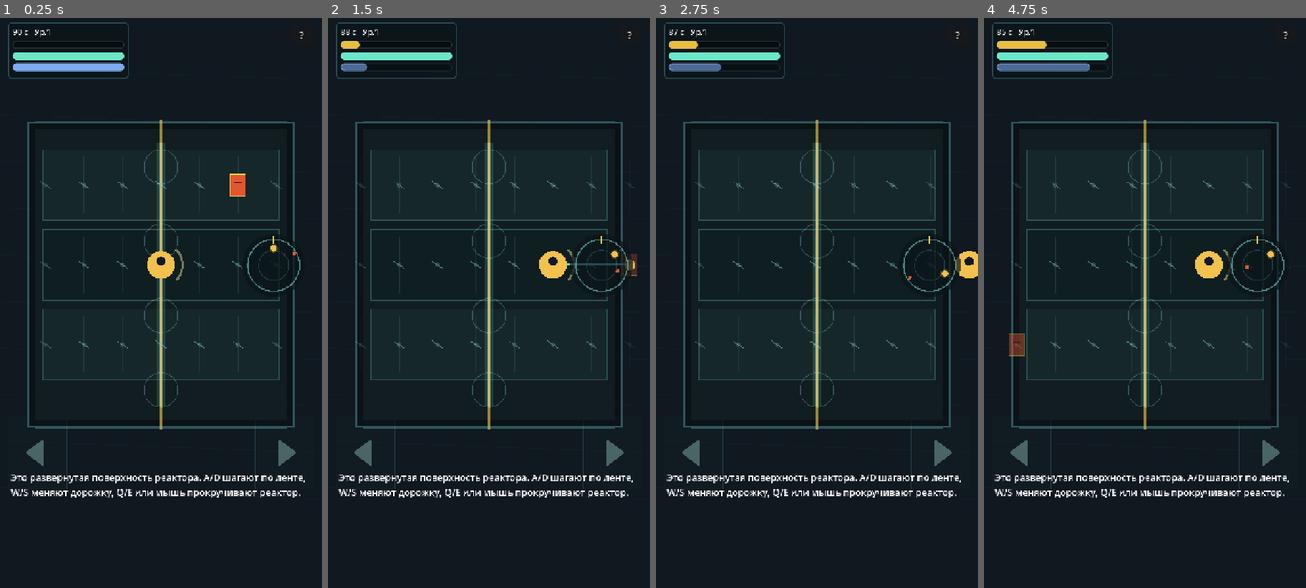
Above: before the commit, frames 1-4 (left to right).
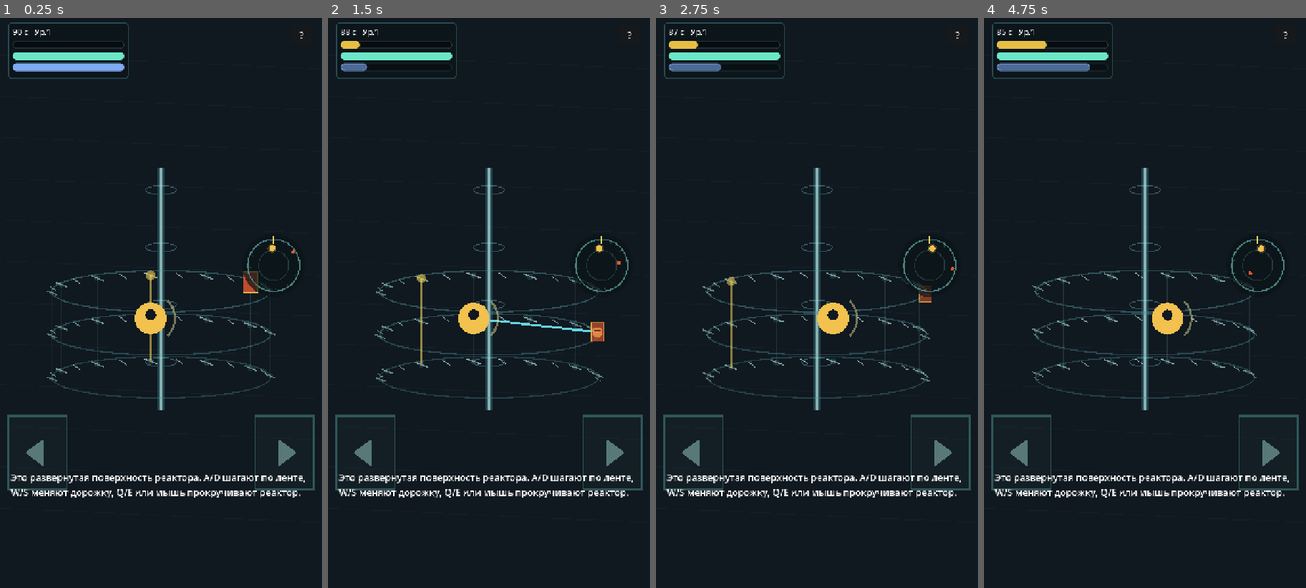
Above: after the commit, the same moments.

Repository: GeorgeYahontov/clocktower-reactor
Game: Godot game, scene res://scenes/Main.tscn
The game is run twice, just before and just after one commit, with the same random seed, the same clock (stepped at 60 frames per second) and the same inputs.
Inputs (mouse positions are in pixels of both pictures, inside the frame that each line leads up to):
- Up to frame 1 (0.25 s): no input
- Up to frame 2 (1.5 s): move the mouse to (559, 274) at 0.52 s; hold D (move_right) 0.53-1.25 s; tap Space (pulse) at 0.6 s; click (559, 274) at 0.67 s; drag from (424, 331) to (472, 417) at 1.27 s
- Up to frame 3 (2.75 s): move the mouse to (849, 177) at 2.02 s; hold D (move_right) from 2.03 s (still down); tap Space (pulse) at 2.1 s; click (849, 177) at 2.17 s
- Up to frame 4 (4.75 s): release D (move_right) at 2.75 s; drag from (1128, 417) to (1048, 217) at 2.77 s; move the mouse to (1241, 388) at 3.52 s; hold A (move_left) 3.53-4.25 s; tap Space (pulse) at 3.6 s; click (1241, 388) at 3.67 s; drag from (1048, 217) to (1096, 160) at 4.27 s

The runs differ from the first frame. In frame 1, 6.5% of the frame differs, in the area x 2-98%, y 17-83%; in frame 2, 6.8%; in frame 3, 6.4%; in frame 4, 6.5%.

Commit message:
Try reactor autopilot loop

Diff:
--- a/scripts/data/GameConfig.gd
+++ b/scripts/data/GameConfig.gd
@@ -7,6 +7,8 @@
 var base_fire_interval := 0.28
 var enemy_step_speed := 0.75
 var manual_rotation_speed := 4.0
+var auto_rotation_speed := 0.72
+var rotation_nudge_amount := 0.85
 var drag_rotation_sensitivity := 0.018
 var energy_per_level := 10
 var run_duration := 90.0
--- a/scripts/presentation/TowerRenderer.gd
+++ b/scripts/presentation/TowerRenderer.gd
@@ -1,14 +1,13 @@
 extends Node2D
 
+const CylinderProjector = preload("res://scripts/presentation/CylinderProjector.gd")
+
 var state: RefCounted
-
-const BELT_RECT := Rect2(Vector2(78.0, 256.0), Vector2(564.0, 650.0))
-const LANE_HEIGHT := 178.0
-const SECTOR_WIDTH := 86.0
-const FRONT_X := 360.0
+var projector: CylinderProjector
 
 func bind(game_state: RefCounted) -> void:
 	state = game_state
+	projector = CylinderProjector.new()
 
 func _draw() -> void:
 	if state == null:
@@ -17,41 +16,49 @@
 	_draw_background()
 	_draw_touch_zones()
 	_draw_reactor_status_glow()
-	_draw_reactor_belt()
-	_draw_belt_grid()
+	_draw_tower_shell()
+	_draw_lane_rings()
+	_draw_rotation_ticks()
+	_draw_sector_guides()
+	_draw_grid_points()
+	_draw_rotation_seam()
+	_draw_vents()
 	_draw_energy_pulses()
 	_draw_pulse_effects()
 	_draw_event_flashes()
 	_draw_shot_traces()
-	_draw_vents()
 	_draw_enemies()
 	_draw_player()
 	_draw_radar()
 	_draw_result_overlay()
 
-func _draw_background() -> void:
-	draw_rect(Rect2(Vector2.ZERO, get_viewport_rect().size), Color("#101820"))
-	for i in 10:
-		var y: float = 120.0 + float(i) * 104.0
-		draw_line(Vector2(0.0, y), Vector2(720.0, y + 26.0), Color(0.10, 0.16, 0.18, 0.30), 2.0)
-
 func _draw_touch_zones() -> void:
 	var viewport_size: Vector2 = get_viewport_rect().size
-	var zone_top: float = viewport_size.y * 0.70
-	_draw_touch_zone(Rect2(Vector2(18.0, zone_top), Vector2(132.0, 164.0)), -1)
-	_draw_touch_zone(Rect2(Vector2(viewport_size.x - 150.0, zone_top), Vector2(132.0, 164.0)), 1)
+	var zone_top := viewport_size.y * 0.70
+	var zone_height := 164.0
+	var left_rect := Rect2(Vector2(18.0, zone_top), Vector2(132.0, zone_height))
+	var right_rect := Rect2(Vector2(viewport_size.x - 150.0, zone_top), Vector2(132.0, zone_height))
+	_draw_touch_zone(left_rect, -1)
+	_draw_touch_zone(right_rect, 1)
 
 func _draw_touch_zone(rect: Rect2, direction: int) -> void:
-	draw_rect(rect, Color(0.08, 0.15, 0.16, 0.24), true)
-	draw_rect(rect, Color(0.42, 0.78, 0.76, 0.25), false, 2.0)
-	var center: Vector2 = rect.get_center()
-	var arrow_width: float = 28.0 * float(direction)
+	var fill := Color(0.10, 0.18, 0.19, 0.32)
+	var border := Color(0.42, 0.78, 0.76, 0.34)
+	draw_rect(rect, fill, true)
+	draw_rect(rect, border, false, 3.0)
+	var center := rect.get_center()
+	var arrow_width := 28.0 * float(direction)
 	var points := PackedVector2Array([
 		center + Vector2(arrow_width, 0.0),
 		center + Vector2(-arrow_width * 0.45, -30.0),
 		center + Vector2(-arrow_width * 0.45, 30.0)
 	])
-	draw_colored_polygon(points, Color(0.72, 0.96, 0.92, 0.34))
+	draw_colored_polygon(points, Color(0.72, 0.96, 0.92, 0.42))
+func _draw_background() -> void:
+	draw_rect(Rect2(Vector2.ZERO, get_viewport_rect().size), Color("#101820"))
+	for i in 12:
+		var y := 90.0 + float(i) * 92.0
+		draw_line(Vector2(0.0, y), Vector2(720.0, y + 32.0), Color(0.12, 0.18, 0.21, 0.28), 2.0)
 
 func _draw_reactor_status_glow() -> void:
 	var viewport_size: Vector2 = get_viewport_rect().size
@@ -65,64 +72,88 @@
 		var panel_rect := Rect2(Vector2(0.0, 1088.0), Vector2(viewport_size.x, 192.0))
 		draw_rect(panel_rect, Color(0.95, 0.72, 0.24, 0.11))
 		draw_line(Vector2(34.0, 1114.0), Vector2(viewport_size.x - 34.0, 1114.0), Color(0.95, 0.82, 0.36, 0.34), 3.0)
-
-func _draw_reactor_belt() -> void:
-	draw_rect(BELT_RECT.grow(14.0), Color(0.03, 0.06, 0.07, 0.70), true)
-	draw_rect(BELT_RECT.grow(14.0), Color(0.30, 0.56, 0.58, 0.52), false, 4.0)
-	draw_rect(BELT_RECT, Color(0.07, 0.12, 0.13, 0.88), true)
+func _draw_tower_shell() -> void:
+	var center: Vector2 = projector.center
+	var top_y := 344.0
+	var bottom_y := 882.0
+	draw_line(Vector2(center.x, top_y), Vector2(center.x, bottom_y), Color(0.43, 0.95, 1.0, 0.20), 16.0)
+	draw_line(Vector2(center.x, top_y), Vector2(center.x, bottom_y), Color(0.82, 1.0, 1.0, 0.58), 4.0)
+	for y in [392.0, 520.0, 648.0, 776.0]:
+		_draw_ellipse(Vector2(center.x, y), 34.0, 10.0, Color(0.56, 0.94, 1.0, 0.28), 2.0, 0.0, TAU)
+
+func _draw_rotation_ticks() -> void:
 	for lane in state.config.lane_count:
-		var lane_rect: Rect2 = _lane_rect(lane)
-		var fill := Color(0.09, 0.16, 0.17, 0.82) if lane % 2 == 0 else Color(0.06, 0.12, 0.13, 0.86)
-		draw_rect(lane_rect, fill, true)
-		draw_rect(lane_rect, Color(0.31, 0.58, 0.58, 0.42), false, 2.0)
-
-	_draw_center_reactor_core()
-	draw_line(Vector2(FRONT_X, BELT_RECT.position.y - 20.0), Vector2(FRONT_X, BELT_RECT.end.y + 20.0), Color(0.95, 0.78, 0.28, 0.62), 5.0)
-	draw_line(Vector2(BELT_RECT.position.x, BELT_RECT.position.y - 16.0), Vector2(BELT_RECT.end.x, BELT_RECT.position.y - 16.0), Color(0.42, 0.78, 0.76, 0.34), 3.0)
-	draw_line(Vector2(BELT_RECT.position.x, BELT_RECT.end.y + 16.0), Vector2(BELT_RECT.end.x, BELT_RECT.end.y + 16.0), Color(0.42, 0.78, 0.76, 0.34), 3.0)
-
-func _draw_center_reactor_core() -> void:
-	var top: Vector2 = Vector2(FRONT_X, BELT_RECT.position.y + 30.0)
-	var bottom: Vector2 = Vector2(FRONT_X, BELT_RECT.end.y - 30.0)
-	draw_line(top, bottom, Color(0.42, 0.95, 1.0, 0.16), 22.0)
-	draw_line(top, bottom, Color(0.82, 1.0, 1.0, 0.48), 4.0)
-	for y in [340.0, 506.0, 672.0, 838.0]:
-		draw_arc(Vector2(FRONT_X, y), 38.0, 0.0, TAU, 48, Color(0.58, 0.96, 1.0, 0.24), 2.0)
-
-func _draw_belt_grid() -> void:
-	for lane in state.config.lane_count:
-		for marker in state.config.sector_count:
-			var projected: Dictionary = _project_belt(marker, lane)
-			if not projected["visible"]:
+		for marker in state.config.sector_count * 2:
+			var sector_value: float = float(marker) * 0.5
+			var projected: Dictionary = _project_surface(sector_value, lane)
+			if not projected["front"]:
 				continue
 			var pos: Vector2 = projected["position"]
-			var alpha: float = projected["alpha"]
-			var lane_rect: Rect2 = _lane_rect(lane)
-			draw_line(Vector2(pos.x, lane_rect.position.y + 16.0), Vector2(pos.x, lane_rect.end.y - 16.0), Color(0.35, 0.58, 0.58, 0.18 * alpha), 2.0)
-			draw_circle(pos, 5.0, Color(0.38, 0.62, 0.62, 0.32 * alpha))
-			_draw_surface_tick(pos, alpha)
-
-func _draw_surface_tick(pos: Vector2, alpha: float) -> void:
-	draw_line(pos + Vector2(-12.0, -8.0), pos + Vector2(12.0, 8.0), Color(0.72, 0.95, 0.92, 0.38 * alpha), 2.0)
+			var scale: float = projected["scale"]
+			var alpha: float = 0.22 + 0.42 * projected["alpha"]
+			var long_tick: bool = marker % 2 == 0
+			var half: float = 13.0 if long_tick else 7.0
+			var width: float = 3.0 if long_tick else 2.0
+			draw_line(pos + Vector2(-half, -5.0) * scale, pos + Vector2(half, 5.0) * scale, Color(0.74, 0.95, 0.92, alpha), width)
+
+func _draw_rotation_seam() -> void:
+	var bottom: Dictionary = _project_surface(0.0, 0)
+	var top: Dictionary = _project_surface(0.0, state.config.lane_count - 1)
+	if not bottom["front"] and not top["front"]:
+		return
+	var alpha: float = 0.26 + 0.32 * maxf(bottom["alpha"], top["alpha"])
+	draw_line(bottom["position"], top["position"], Color(0.95, 0.82, 0.32, alpha), 4.0)
+	draw_circle(top["position"], 9.0 * top["scale"], Color(0.95, 0.82, 0.32, alpha))
+func _draw_lane_rings() -> void:
+	for lane in state.config.lane_count:
+		var lane_y := projector.center.y + projector.base_y - float(lane) * projector.lane_y
+		var alpha := 0.34 + float(lane) * 0.07
+		_draw_ellipse(Vector2(projector.center.x, lane_y), projector.radius_x, 46.0, Color(0.30, 0.56, 0.58, alpha), 3.0, 0.0, TAU)
+
+func _draw_sector_guides() -> void:
+	for sector in state.config.sector_count:
+		var bottom: Dictionary = projector.project(sector, 0, state.tower_rotation, state.config.sector_count)
+		var top: Dictionary = projector.project(sector, state.config.lane_count - 1, state.tower_rotation, state.config.sector_count)
+		if not bottom["front"] and not top["front"]:
+			continue
+		var alpha: float = 0.18 * maxf(bottom["alpha"], top["alpha"])
+		draw_line(bottom["position"], top["position"], Color(0.48, 0.72, 0.72, alpha), 2.0)
+
+func _draw_grid_points() -> void:
+	for lane in state.config.lane_count:
+		for sector in state.config.sector_count:
+			var projected: Dictionary = projector.project(sector, lane, state.tower_rotation, state.config.sector_count)
+			if not projected["front"]:
+				continue
+			var color := Color(0.30, 0.46, 0.48, 0.30 * projected["alpha"])
+			draw_circle(projected["position"], 6.0 * projected["scale"], color)
 
 func _draw_vents() -> void:
 	for vent in state.vents:
-		var projected: Dictionary = _project_belt(vent.sector, vent.lane)
-		if not projected["visible"]:
-			continue
+		var projected: Dictionary = projector.project(vent.sector, vent.lane, state.tower_rotation, state.config.sector_count)
+		if not projected["front"]:
+			continue
+		var urgency: float = vent.urgency()
+		var radius: float = lerpf(18.0, 34.0, urgency) * projected["scale"]
 		var pos: Vector2 = projected["position"]
-		var urgency: float = vent.urgency()
-		var radius: float = lerpf(18.0, 34.0, urgency)
 		var color := Color(0.88, 0.18, 1.0, projected["alpha"])
-		draw_circle(pos, radius, Color(color.r, color.g, color.b, 0.25 * projected["alpha"]))
-		draw_arc(pos, radius, -PI * 0.5, -PI * 0.5 + TAU * maxf(0.05, vent.ttl / vent.life), 32, Color(1.0, 0.92, 0.24, projected["alpha"]), 5.0)
+		var warning := Color(1.0, 0.92, 0.24, projected["alpha"])
+		draw_circle(pos, radius, Color(color.r, color.g, color.b, 0.28 * projected["alpha"]))
+		draw_arc(pos, radius, -PI * 0.5, -PI * 0.5 + TAU * maxf(0.05, vent.ttl / vent.life), 32, warning, 5.0)
 		draw_line(pos + Vector2(0.0, -radius * 0.48), pos + Vector2(0.0, radius * 0.12), color, 5.0)
-		draw_circle(pos + Vector2(0.0, radius * 0.48), 3.5, color)
+		draw_circle(pos + Vector2(0.0, radius * 0.48), 3.5 * projected["scale"], color)
 
 func _draw_enemies() -> void:
-	for enemy in state.enemies:
-		var projected: Dictionary = _project_belt(enemy.sector, enemy.lane)
-		if not projected["visible"]:
+	var sorted: Array = state.enemies.duplicate()
+	sorted.sort_custom(func(a, b) -> bool:
+		var pa: Dictionary = projector.project(a.sector, a.lane, state.tower_rotation, state.config.sector_count)
+		var pb: Dictionary = projector.project(b.sector, b.lane, state.tower_rotation, state.config.sector_count)
+		return pa["depth"] < pb["depth"]
+	)
+
+	for enemy in sorted:
+		var projected: Dictionary = projector.project(enemy.sector, enemy.lane, state.tower_rotation, state.config.sector_count)
+		if not projected["front"]:
 			continue
 		if enemy.kind == "bulwark":
 			_draw_bulwark(projected)
@@ -130,80 +161,80 @@
 			_draw_runner(projected)
 
 func _draw_runner(projected: Dictionary) -> void:
-	var size := Vector2(34.0, 48.0)
+	var size: Vector2 = Vector2(30.0, 44.0) * projected["scale"]
 	var pos: Vector2 = projected["position"] - size * 0.5
 	draw_rect(Rect2(pos, size), Color(0.89, 0.34, 0.18, projected["alpha"]), true, 4.0)
 	draw_rect(Rect2(pos, size), Color(1.0, 0.84, 0.32, projected["alpha"]), false, 2.0)
-	draw_line(projected["position"] + Vector2(-9.0, -5.0), projected["position"] + Vector2(9.0, -5.0), Color(0.10, 0.06, 0.04, projected["alpha"]), 3.0)
+	draw_line(projected["position"] + Vector2(-8, -4) * projected["scale"], projected["position"] + Vector2(8, -4) * projected["scale"], Color(0.10, 0.06, 0.04, projected["alpha"]), 3.0)
 
 func _draw_bulwark(projected: Dictionary) -> void:
 	var center: Vector2 = projected["position"]
+	var scale: float = projected["scale"]
 	var points := PackedVector2Array([
-		center + Vector2(0.0, -38.0),
-		center + Vector2(30.0, -18.0),
-		center + Vector2(24.0, 26.0),
-		center + Vector2(0.0, 40.0),
-		center + Vector2(-24.0, 26.0),
-		center + Vector2(-30.0, -18.0)
+		center + Vector2(0.0, -34.0) * scale,
+		center + Vector2(28.0, -16.0) * scale,
+		center + Vector2(22.0, 24.0) * scale,
+		center + Vector2(0.0, 36.0) * scale,
+		center + Vector2(-22.0, 24.0) * scale,
+		center + Vector2(-28.0, -16.0) * scale
 	])
 	draw_colored_polygon(points, Color(0.35, 0.58, 0.86, projected["alpha"]))
 	draw_polyline(points, Color(0.82, 0.96, 1.0, projected["alpha"]), 3.0, true)
-	draw_circle(center, 9.0, Color(0.08, 0.18, 0.28, projected["alpha"]))
-	draw_line(center + Vector2(-14.0, -3.0), center + Vector2(14.0, -3.0), Color(0.82, 0.96, 1.0, projected["alpha"]), 3.0)
-
-func _draw_player() -> void:
-	var projected: Dictionary = _project_belt(state.player_sector, state.player_lane)
-	var position: Vector2 = projected["position"]
-	draw_circle(position, 31.0, Color("#f2c14e"))
-	draw_circle(position + Vector2(0.0, -8.0), 10.0, Color("#101820"))
-	draw_arc(position, 48.0, -0.8, 0.8, 16, Color(0.95, 0.92, 0.62, 0.45), 5.0)
+	draw_circle(center, 9.0 * scale, Color(0.08, 0.18, 0.28, projected["alpha"]))
+	draw_line(center + Vector2(-14.0, -3.0) * scale, center + Vector2(14.0, -3.0) * scale, Color(0.82, 0.96, 1.0, projected["alpha"]), 3.0)
 
 func _draw_shot_traces() -> void:
 	for trace in state.shot_traces:
-		var start_projected: Dictionary = _project_belt(trace["from_sector"], trace["from_lane"])
-		var end_projected: Dictionary = _project_belt(trace["to_sector"], trace["to_lane"])
-		if not start_projected["visible"] or not end_projected["visible"]:
+		var start_projected: Dictionary = projector.project(trace["from_sector"], trace["from_lane"], state.tower_rotation, state.config.sector_count)
+		var end_projected: Dictionary = projector.project(trace["to_sector"], trace["to_lane"], state.tower_rotation, state.config.sector_count)
+		if not start_projected["front"] or not end_projected["front"]:
 			continue
 		var progress: float = clampf(float(trace["ttl"]) / float(trace["life"]), 0.0, 1.0)
 		draw_line(start_projected["position"], end_projected["position"], Color(0.45, 0.95, 1.0, progress), 5.0)
-		draw_circle(end_projected["position"], 12.0, Color(1.0, 0.95, 0.45, progress))
+		draw_circle(end_projected["position"], 12.0 * end_projected["scale"], Color(1.0, 0.95, 0.45, progress))
 
 func _draw_energy_pulses() -> void:
 	for pulse in state.energy_pulses:
-		var projected: Dictionary = _project_belt(pulse["sector"], pulse["lane"])
-		if not projected["visible"]:
+		var projected: Dictionary = projector.project(pulse["sector"], pulse["lane"], state.tower_rotation, state.config.sector_count)
+		if not projected["front"]:
 			continue
 		var progress: float = 1.0 - clampf(float(pulse["ttl"]) / float(pulse["life"]), 0.0, 1.0)
-		var radius: float = lerpf(8.0, 34.0, progress)
+		var radius: float = lerpf(8.0, 34.0, progress) * projected["scale"]
 		var alpha: float = 1.0 - progress
 		draw_circle(projected["position"], radius, Color(0.45, 0.95, 1.0, alpha * projected["alpha"]))
 
 func _draw_pulse_effects() -> void:
 	for pulse in state.pulse_effects:
-		var projected: Dictionary = _project_belt(pulse["sector"], pulse["lane"])
-		if not projected["visible"]:
+		var projected: Dictionary = projector.project(pulse["sector"], pulse["lane"], state.tower_rotation, state.config.sector_count)
+		if not projected["front"]:
 			continue
 		var progress: float = 1.0 - clampf(float(pulse["ttl"]) / float(pulse["life"]), 0.0, 1.0)
-		var radius: float = lerpf(22.0, 118.0, progress)
+		var radius: float = lerpf(22.0, 118.0, progress) * projected["scale"]
 		var alpha: float = 1.0 - progress
 		draw_arc(projected["position"], radius, 0.0, TAU, 48, Color(0.52, 1.0, 0.78, alpha * projected["alpha"]), 8.0)
-		draw_circle(projected["position"], 18.0, Color(0.52, 1.0, 0.78, 0.32 * alpha))
+		draw_circle(projected["position"], 18.0 * projected["scale"], Color(0.52, 1.0, 0.78, 0.32 * alpha))
 
 func _draw_event_flashes() -> void:
 	for flash in state.event_flashes:
-		var projected: Dictionary = _project_belt(int(flash["sector"]), int(flash["lane"]))
-		if not projected["visible"]:
+		var projected: Dictionary = projector.project(int(flash["sector"]), int(flash["lane"]), state.tower_rotation, state.config.sector_count)
+		if not projected["front"]:
 			continue
 		var progress: float = 1.0 - clampf(float(flash["ttl"]) / float(flash["life"]), 0.0, 1.0)
 		var alpha: float = 1.0 - progress
-		var radius: float = lerpf(20.0, 86.0, progress)
+		var radius: float = lerpf(20.0, 86.0, progress) * projected["scale"]
 		var color := Color(0.95, 0.20, 0.14, alpha * projected["alpha"])
 		if String(flash["kind"]) == "repair":
 			color = Color(0.35, 1.0, 0.68, alpha * projected["alpha"])
 		elif String(flash["kind"]) == "upgrade":
 			color = Color(0.95, 0.78, 0.28, alpha * projected["alpha"])
 		draw_arc(projected["position"], radius, 0.0, TAU, 48, color, 7.0)
-		draw_circle(projected["position"], 14.0, Color(color.r, color.g, color.b, 0.24 * alpha))
+		draw_circle(projected["position"], 14.0 * projected["scale"], Color(color.r, color.g, color.b, 0.24 * alpha))
+func _draw_player() -> void:
+	var projected: Dictionary = projector.project(state.player_sector, state.player_lane, state.tower_rotation, state.config.sector_count)
+	var position: Vector2 = projected["position"]
+	draw_circle(position, 30.0 * projected["scale"], Color("#f2c14e"))
+	draw_circle(position + Vector2(0.0, -8.0), 10.0 * projected["scale"], Color("#101820"))
+	draw_arc(position, 46.0 * projected["scale"], -0.8, 0.8, 16, Color(0.95, 0.92, 0.62, 0.45), 5.0)
 
 func _draw_radar() -> void:
 	var sector_count: int = state.config.sector_count
@@ -232,37 +263,39 @@
 	draw_circle(player_pos, 7.0, Color(0.95, 0.76, 0.31, 1.0))
 	draw_circle(player_pos, 10.0, Color(0.95, 0.76, 0.31, 0.22))
 
+func _radar_position(center: Vector2, radius: float, sector: int, lane: int, sector_count: int) -> Vector2:
+	var angle := _radar_angle(sector, sector_count)
+	var lane_ratio := 0.42 + (float(lane) / maxf(1.0, float(state.config.lane_count - 1))) * 0.48
+	return center + Vector2(cos(angle), sin(angle)) * radius * lane_ratio
+
+func _radar_angle(sector: int, sector_count: int) -> float:
+	return ((float(sector) - state.tower_rotation) / float(sector_count)) * TAU - PI * 0.5
 func _draw_result_overlay() -> void:
 	if state.run_status == "running":
 		return
 	var viewport_size: Vector2 = get_viewport_rect().size
-	draw_rect(Rect2(Vector2.ZERO, viewport_size), Color(0.02, 0.04, 0.05, 0.68))
-
-func _project_belt(sector: int, lane: int) -> Dictionary:
-	var offset: float = _shortest_sector_distance(float(sector), state.tower_rotation)
-	var x: float = FRONT_X + offset * SECTOR_WIDTH
-	var lane_rect: Rect2 = _lane_rect(lane)
-	var y: float = lane_rect.get_center().y
-	var edge_fade: float = clampf(1.0 - maxf(0.0, absf(x - FRONT_X) - 190.0) / 120.0, 0.0, 1.0)
+	var alpha: float = 0.68 if state.run_status != "running" else 0.34
+	draw_rect(Rect2(Vector2.ZERO, viewport_size), Color(0.02, 0.04, 0.05, alpha))
+
+func _project_surface(sector_value: float, lane: int) -> Dictionary:
+	var angle: float = ((sector_value - state.tower_rotation) / float(state.config.sector_count)) * TAU
+	var side: float = sin(angle)
+	var depth: float = cos(angle)
+	var x: float = projector.center.x + side * projector.radius_x
+	var y: float = projector.center.y + projector.base_y - float(lane) * projector.lane_y - depth * 36.0
+	var scale: float = lerpf(0.62, 1.18, (depth + 1.0) * 0.5)
+	var alpha: float = lerpf(0.18, 1.0, (depth + 1.0) * 0.5)
 	return {
 		"position": Vector2(x, y),
-		"alpha": lerpf(0.28, 1.0, edge_fade),
-		"visible": x > BELT_RECT.position.x - 44.0 and x < BELT_RECT.end.x + 44.0
+		"scale": scale,
+		"alpha": alpha,
+		"depth": depth,
+		"front": depth > -0.15
 	}
-
-func _lane_rect(lane: int) -> Rect2:
-	var visual_lane: int = state.config.lane_count - 1 - lane
-	var top: float = BELT_RECT.position.y + 46.0 + float(visual_lane) * LANE_HEIGHT
-	return Rect2(Vector2(BELT_RECT.position.x + 18.0, top), Vector2(BELT_RECT.size.x - 36.0, LANE_HEIGHT - 20.0))
-
-func _radar_position(center: Vector2, radius: float, sector: int, lane: int, sector_count: int) -> Vector2:
-	var angle := _radar_angle(sector, sector_count)
-	var lane_ratio := 0.42 + (float(lane) / maxf(1.0, float(state.config.lane_count - 1))) * 0.48
-	return center + Vector2(cos(angle), sin(angle)) * radius * lane_ratio
-
-func _radar_angle(sector: int, sector_count: int) -> float:
-	return ((float(sector) - state.tower_rotation) / float(sector_count)) * TAU - PI * 0.5
-
-func _shortest_sector_distance(a: float, b: float) -> float:
-	var half: float = float(state.config.sector_count) * 0.5
-	return wrapf(a - b + half, 0.0, float(state.config.sector_count)) - half
+func _draw_ellipse(center: Vector2, radius_x: float, radius_y: float, color: Color, width: float, start_angle: float, end_angle: float) -> void:
+	var points := PackedVector2Array()
+	var steps := 72
+	for i in steps + 1:
+		var t := lerpf(start_angle, end_angle, float(i) / float(steps))
+		points.append(center + Vector2(cos(t) * radius_x, sin(t) * radius_y))
+	draw_polyline(points, color, width)
--- a/scripts/simulation/GameState.gd
+++ b/scripts/simulation/GameState.gd
@@ -68,6 +68,7 @@
 	_shot_timer -= delta
 	_vent_timer -= delta
 	pulse_cooldown_remaining = maxf(0.0, pulse_cooldown_remaining - delta)
+	_update_front_sector(delta)
 
 	if _spawn_timer <= 0.0:
 		_spawn_enemy()
@@ -97,10 +98,17 @@
 	if run_time >= config.run_duration:
 		run_status = "victory"
 
+func _update_front_sector(delta: float) -> void:
+	rotate_tower(config.auto_rotation_speed * delta)
+	_sync_player_to_front_sector()
+
+func _sync_player_to_front_sector() -> void:
+	player_sector = wrapi(int(round(tower_rotation)), 0, config.sector_count)
 func move_player_sector(delta_sector: int) -> void:
 	if run_status != "running":
 		return
-	player_sector = wrapi(player_sector + delta_sector, 0, config.sector_count)
+	rotate_tower(float(delta_sector) * config.rotation_nudge_amount)
+	_sync_player_to_front_sector()
 
 func move_player_lane(delta_lane: int) -> void:
 	if run_status != "running":
@@ -111,6 +119,7 @@
 	if run_status != "running":
 		return
 	tower_rotation = wrapf(tower_rotation + delta_rotation, 0.0, float(config.sector_count))
+	_sync_player_to_front_sector()
 
 func use_pulse() -> void:
 	if run_status != "running":
Not shown, changed: docs/00-devlog.md
Not shown, changed: docs/05-current-gameplay.md
